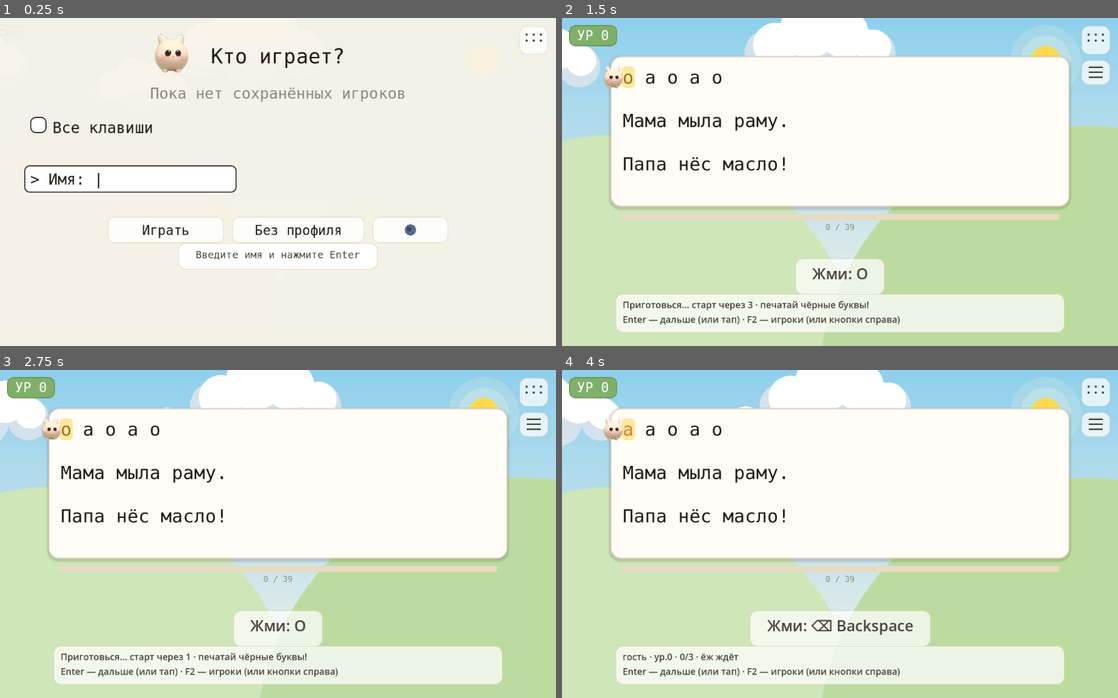
Above: before the commit, frames 1-4 (two rows, left to right).
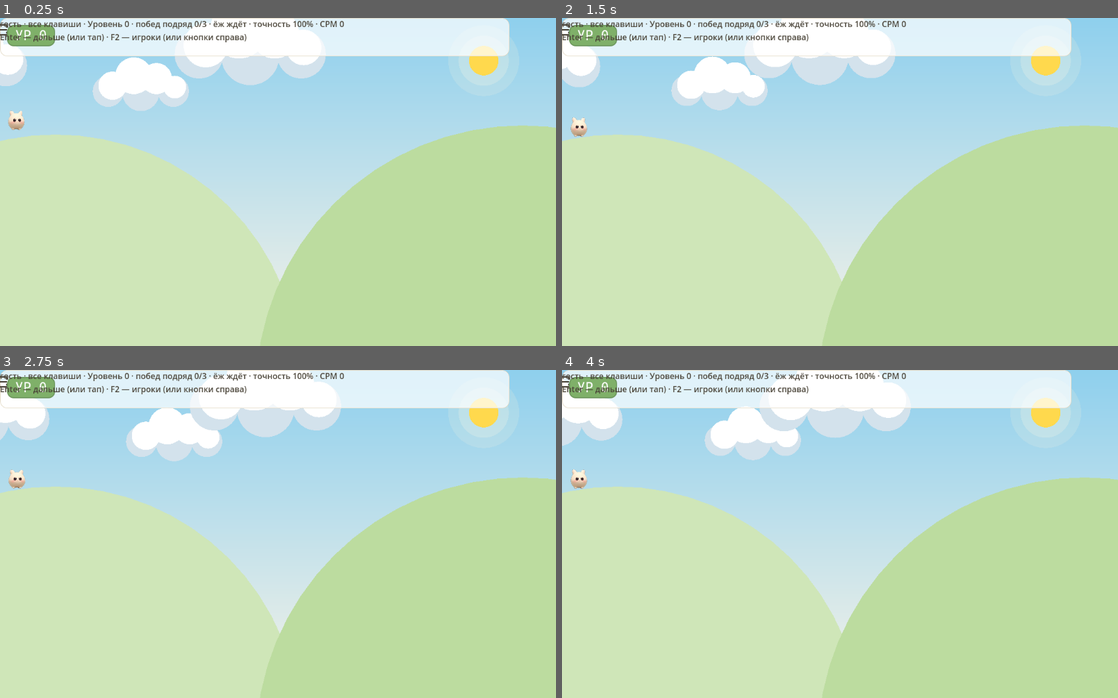
Above: after the commit, the same moments.

Repository: NikitaShubin/ModernBabyType
Game: Godot game, scene res://scenes/main.tscn
Two runs of this game, one before a commit and one after it. Both use one fixed random seed, a clock stepped at 60 frames per second and the inputs below.
Inputs (mouse positions are in pixels of both pictures, inside the frame that each line leads up to):
- Up to frame 1 (0.25 s): no input
- Up to frame 2 (1.5 s): tap Enter at 0.5, 0.6 s; move the mouse to (962, 165) at 0.52 s; hold Up 0.53-1.28 s; click (962, 165) at 0.67 s; move the mouse to (728, 198) at 1.27 s; hold Down from 1.28 s (still down); tap Keypad Enter at 1.35 s
- Up to frame 3 (2.75 s): move the mouse to (333, 461) at 2.02 s; release Down at 2.03 s; hold Up from 2.03 s (still down); tap Backspace at 2.1 s
- Up to frame 4 (4 s): move the mouse to (812, 599) at 2.77 s; tap Tab at 2.85 s; click (812, 599) at 2.92 s; move the mouse to (1006, 583) at 3.52 s; release Up at 3.53 s; hold A from 3.53 s (still down); tap Delete at 3.6 s

The runs differ from the first frame. In frame 1, 89% of the frame differs, in the area x 0-100%, y 0-100%; in frame 2, 57%; in frame 3, 57%; in frame 4, 59%.
Error after the commit: Parse Error: Cannot infer the type of "cap" variable because the value doesn't have a set type. (res://scripts/menu.gd:421)

Commit message:
WIP: меню-таблица (сломано, чинить отдельно)

Diff:
--- a/game/scripts/menu.gd
+++ b/game/scripts/menu.gd
@@ -31,7 +31,6 @@
 const INK := Color("#1c1a16")
 const UI_TEXT := Color("#4a4438")
 const DIM := Color("#8d8778")
-const ALL_KEYS_BADGE := "⌨ все клавиши"
 const HERO_TEX: Texture2D = preload("res://assets/hero.png")
 
 var users: Array[String] = []
@@ -44,6 +43,9 @@
 var input_all_keys := false
 ## Игрок, ради которого меню открыли: F2 возвращает в игру с ним.
 var resume_user := ""
+## Удаление на подтверждении: имя профиля, ждущего «Да». Пусто — модалки
+## нет, меню живёт как обычно. Пока висит — весь остальной ввод глушим.
+var confirm_name := ""
 var view_w := BASE_W
 var view_h := BASE_H
 var k := 1.0
@@ -149,7 +151,6 @@
 		_delete()
 		_eaten()
 		return
-	if ke.keycode == KEY_ESCAPE:
 		_guest()
 		_eaten()
 		return
@@ -204,14 +205,35 @@
 			has_pos = true
 	if not has_pos:
 		return
+	# Модалка — только свои две кнопки, остальное мимо.
+	if confirm_name != "":
+		if _confirm_yes_rect().has_point(pos):
+			_confirm_delete()
+			get_viewport().set_input_as_handled()
+		elif _confirm_no_rect().has_point(pos):
+			_cancel_confirm()
+			get_viewport().set_input_as_handled()
+		return
 	# Прямоугольники — из тех же хелперов, что рисует _draw: единый
 	# источник геометрии, работает и без отрисовки (тесты headless).
+	# Внутри строки сначала точечные цели (галочка, крестик), потом
+	# сама строка: иначе тап по галочке играл бы этим профилем.
+	for i in users.size():
+		if _pro_tap_rect(i).has_point(pos):
+			_toggle_pro(i)
+			get_viewport().set_input_as_handled()
+			return
+		if _del_tap_rect(i).has_point(pos):
+			confirm_name = users[i]
+			queue_redraw()
+			get_viewport().set_input_as_handled()
+			return
 	for i in users.size():
 		if _row_tap_rect(i).has_point(pos):
 			chosen.emit(users[i])
 			get_viewport().set_input_as_handled()
 			return
-	if _check_tap_rect().has_point(pos):
+	if users.is_empty() and _check_tap_rect().has_point(pos):
 		_toggle_all_keys()
 		get_viewport().set_input_as_handled()
 		return
@@ -311,8 +333,23 @@
 func _delete() -> void:
 	if input_active or users.is_empty():
 		return
-	S.delete_user(users[sel])
+	# Удаление непоправимо — только через подтверждение.
+	confirm_name = users[sel]
+	queue_redraw()
+
+
+## Подтверждено: снести и вернуться в список.
+func _confirm_delete() -> void:
+	if confirm_name != "":
+		S.delete_user(confirm_name)
+	confirm_name = ""
 	_reload()
+
+
+## Отмена: профиль цел, модалка гаснет.
+func _cancel_confirm() -> void:
+	confirm_name = ""
+	queue_redraw()
 
 
 func _toggle_all_keys() -> void:
@@ -327,31 +364,67 @@
 	_reload()
 
 
+## Про-режим строке: все клавиши сразу именно этому игроку.
+func _toggle_pro(i: int) -> void:
+	if i < 0 or i >= users.size():
+		return
+	var name := users[i]
+	S.set_all_keys(name, not S.get_all_keys(name))
+	_reload()
+
+
 func _guest() -> void:
 	S.set_last_user(S.GUEST)
 	chosen.emit(S.GUEST)
 
 
-## Подпись строки профиля: кто, сколько играл, все ли клавиши открыты.
-func _row_caption(name: String) -> String:
+## Ячейки строки таблицы: уровень и счёт «побед из игр». Шапка
+## объясняет колонки, поэтому в ячейках только цифры.
+func _cell_texts(name: String) -> Array:
 	var p := S.load_profile(name)
-	var games := int(p.get("total_games", 0))
-	var wins := int(p.get("total_wins", 0))
-	# На узком экране — ужатая подпись: полная в чипс не влезает.
-	# Победы/игры пакуются как «побед из игр».
-	if view_w < 700.0:
-		var short := "%s · ур.%d · %d/%d" % [
-			name, int(p.get("difficulty", 0)), wins, games
-		]
-		if bool(p.get("all_keys", false)):
-			short += "   " + ALL_KEYS_BADGE
-		return short
-	var line := "%s   уровень %d · игр %d · побед %d" % [
-		name, int(p.get("difficulty", 0)), games, wins
+	return [
+		"ур.%d" % int(p.get("difficulty", 0)),
+		"%d/%d" % [int(p.get("total_wins", 0)), int(p.get("total_games", 0))],
 	]
-	if bool(p.get("all_keys", false)):
-		line += "   " + ALL_KEYS_BADGE
-	return line
+
+
+## Колонки таблицы [имя, уровень, счёт, Про, ✕]: левые края и правый край.
+## Имя занимает остаток (длинные режем с многоточием), остальные —
+## по самой широкой ячейке. Та же геометрия у отрисовки, хит-теста
+## и тестов: мимо не бьёт.
+func _table_cols() -> Array:
+	var left := 48.0 * k
+	var right := view_w - 48.0 * k
+	var gap := 12.0 * k
+	var del_w := 44.0 * k
+	var pro_w := _text_size("Про", FONT_SMALL).x + 44.0 * k
+	var lvl_w := _text_size("Ур", FONT_SMALL).x + 16.0 * k
+	var rec_w := _text_size("Победы", FONT_SMALL).x + 16.0 * k
+	for u in users:
+		var cells := _cell_texts(u)
+		lvl_w = maxf(lvl_w, _text_size(cells[0], FONT_ROW).x + 16.0 * k)
+		rec_w = maxf(rec_w, _text_size(cells[1], FONT_ROW).x + 16.0 * k)
+	var fixed := lvl_w + rec_w + pro_w + del_w + gap * 4.0
+	var name_w := maxf(80.0 * k, right - left - fixed)
+	var name_x := left
+	var lvl_x := left + name_w + gap
+	var rec_x := lvl_x + lvl_w + gap
+	var pro_x := rec_x + rec_w + gap
+	var del_x := pro_x + pro_w + gap
+	return [name_x, lvl_x, rec_x, pro_x, del_x, right]
+
+
+## Имя в ширину колонки: длинное режем с многоточием, иначе таблица
+## разъезжается (имена до 15 знаков).
+func _short_name(name: String) -> String:
+	var cols := _table_cols()
+	var cap := cols[1] - cols[0] - 8.0 * k
+	if _text_size(name, FONT_ROW).x <= cap:
+		return name
+	var out := name
+	while out.length() > 1 and _text_size(out + "…", FONT_ROW).x > cap:
+		out = out.left(out.length() - 1)
+	return out + "…"
 
 
 func _text_size(txt: String, size_px: int) -> Vector2:
@@ -393,38 +466,62 @@
 	return y
 
 
-## Строка поля ввода: после заголовка, строк и отступа. Ниже ещё
-## галочка «все клавиши» — она есть ВСЕГДА (на пустом списке
-## относится к вводимому имени), поэтому запас под неё не зависит от
-## наличия игроков. Раньше на пустом списке запаса не было, и рамка
-## поля накрывала подпись галочки (видел на эмуляторе).
+## Строка поля ввода: после заголовка, строк и отступа. Отдельной
+## галочки между строками и полем больше нет: «Про» живёт в колонке
+## таблицы, на пустом списке — компактной галочкой под полем.
 func _field_line_y() -> float:
 	return (
 		_rows_top()
 		+ float(maxi(users.size(), 1)) * ROW_H * k
-		+ 30.0 * k
-		+ 78.0 * k
+		+ 34.0 * k
 	)
 
 
-## Строка галочки «все клавиши»: под списком, над полем ввода.
+## Строка галочки «Про» для вводимого имени (только пустой список):
+## под полем ввода.
 func _check_line_y() -> float:
-	return _rows_top() + float(maxi(users.size(), 1)) * ROW_H * k + 6.0 * k
-
-
-## Строка кнопок: под полем ввода.
+	return _field_line_y() + 56.0 * k
+
+
+## Галочка «Про» для вводимого имени: тот же флаг, что у профилей,
+## но до создания — переедет в профиль (см. _enter).
+func _check_tap_rect() -> Rect2:
+	var y := _check_line_y()
+	var w := _text_size("Про", FONT_ROW).x
+	return Rect2(48.0 * k, y - 36.0 * k, w + 84.0 * k, 48.0 * k)
+
+
+## Строка кнопок: под полем ввода, на пустом списке — под галочкой
+## «Про» для вводимого имени.
 func _buttons_y() -> float:
-	return _field_line_y() + 64.0 * k
-
-
-## Чипс строки: та же геометрия, что рисует _draw.
+	return _field_line_y() + 64.0 * k + (56.0 * k if users.is_empty() else 0.0)
+
+
+## Чипс строки: во всю ширину таблицы. Та же геометрия, что _draw.
 func _row_tap_rect(i: int) -> Rect2:
+	var cols := _table_cols()
 	var row_y := _rows_top() + float(i) * ROW_H * k
 	return Rect2(
-		44.0 * k, row_y - 36.0 * k,
-		_text_size(_row_caption(users[i]), FONT_ROW).x + 32.0 * k,
-		ROW_H * k - 10.0 * k
+		cols[0] - 16.0 * k, row_y - 38.0 * k,
+		cols[5] - cols[0] + 32.0 * k, ROW_H * k - 6.0 * k
 	)
+
+
+## Галочка «Про» в строке: тот же переключатель, что клавиша A,
+## но пальцем/мышью. Тап по ней не играет профилем, только флагом.
+func _pro_tap_rect(i: int) -> Rect2:
+	var cols := _table_cols()
+	var row_y := _rows_top() + float(i) * ROW_H * k
+	var cx := (cols[3] + cols[4]) * 0.5
+	return Rect2(cx - 26.0 * k, row_y - 26.0 * k, 52.0 * k, 52.0 * k)
+
+
+## Крестик удаления в строке: открывает модалку подтверждения.
+func _del_tap_rect(i: int) -> Rect2:
+	var cols := _table_cols()
+	var row_y := _rows_top() + float(i) * ROW_H * k
+	var cx := (cols[4] + cols[5]) * 0.5
+	return Rect2(cx - 24.0 * k, row_y - 24.0 * k, 48.0 * k, 48.0 * k)
 
 
 ## Рамка поля ввода (рисуется только когда активно, тыкается всегда).
@@ -518,13 +615,30 @@
 	return Rect2(view_w - 72.0 * k, 16.0 * k, 56.0 * k, 56.0 * k)
 
 
-## Галочка «все клавиши» для выбранного профиля: тот же переключатель,
-## что клавиша A, но пальцем/мышью (на телефоне буквы A нет в нужный
-## момент). Нет игроков — нет и галочки.
-func _check_tap_rect() -> Rect2:
-	var y := _check_line_y()
-	var w := _text_size("Все клавиши", FONT_ROW).x
-	return Rect2(48.0 * k, y - 36.0 * k, w + 84.0 * k, 48.0 * k)
+## Кнопки модалки подтверждения: «Да» и «Нет» по центру карточки.
+func _confirm_yes_rect() -> Rect2:
+	var c := _confirm_card_rect().get_center()
+	return Rect2(c + Vector2(-190.0 * k, 24.0 * k), Vector2(170.0 * k, 56.0 * k))
+
+
+func _confirm_no_rect() -> Rect2:
+	var c := _confirm_card_rect().get_center()
+	return Rect2(c + Vector2(20.0 * k, 24.0 * k), Vector2(170.0 * k, 56.0 * k))
+
+
+## Карточка модалки: по центру экрана, по ширине текста вопроса.
+func _confirm_card_rect() -> Rect2:
+	var t := "Удалить «%s»?" % confirm_name
+	var w := maxf(_text_size(t, FONT_ROW).x + 96.0 * k, 420.0 * k)
+	var h := 210.0 * k
+	return Rect2((view_w - w) * 0.5, (view_h - h) * 0.5, w, h)
+
+
+## Опасное действие (крестик удаления): красный в обеих темах.
+func _danger() -> Color:
+	if night:
+		return Color("#ff7a6b")
+	return Color("#b02323")
 
 
 ## Включён ли взрослый режим: у выбранного — его флаг, на пустом
@@ -543,8 +657,8 @@
 	_text(label, Vector2(r.get_center().x - w * 0.5, r.position.y + 36.0 * k), 26, _ink())
 
 
-## Кнопка день/ночь: солнце (круг + лучи) или луна (диск с кратерами).
-## Иконка показывает, ВО ЧТО переключит: днём — луну, ночью — солнце.
+## Кнопка день/ночь: солнце (круг + лучи) или светящийся месяц.
+## Иконка показывает, ВО ЧТО переключит: днём — месяц, ночью — солнце.
 func _draw_daynight(r: Rect2) -> void:
 	draw_style_box(hint_sb, r)
 	var c := r.get_center()
@@ -557,10 +671,14 @@
 		draw_line(c + Vector2(-d.x, d.y), c + Vector2(d.x, -d.y), _ink(), 3.0 * k)
 		draw_circle(c, 7.0 * k, Color("#e8a13a"))
 	else:
-		# Луна на светлой дневной пилюле — тёмная, иначе не видно.
-		var mr := 11.0 * k
-		draw_circle(c, mr, Color("#5a6a8a"))
-		draw_circle(c + Vector2(-mr * 0.25, -mr * 0.15), mr * 0.45, Color("#3a4a6b"))
+		# Светящийся месяц: бледный диск с тёплым ореолом и кратерами.
+		# Виден и на светлой, и на тёмной пилюле — не «чёрная дыра».
+		var mr := 10.0 * k
+		draw_circle(c, mr * 2.1, Color(1.0, 0.95, 0.75, 0.18))
+		draw_circle(c, mr * 1.5, Color(1.0, 0.96, 0.80, 0.25))
+		draw_circle(c, mr, Color("#f4f1de"))
+		draw_circle(c + Vector2(-mr * 0.3, -mr * 0.2), mr * 0.22, Color("#d9d4bd"))
+		draw_circle(c + Vector2(mr * 0.25, mr * 0.3), mr * 0.15, Color("#d9d4bd"))
 
 
 func _draw() -> void:
--- a/game/tests/logic_test.gd
+++ b/game/tests/logic_test.gd
@@ -553,6 +553,19 @@
 	_main._unhandled_key_input(_softkey(13))
 	_check(_main.state == "playing", "unicode enter continues after winning")
 
+	# --- Софтовая кириллица (commitText без keycode, как шлёт Gboard):
+	# буква обязана дойти до игры, а не потеряться. Регресс живого
+	# телефона: там меню кириллицу ест, а игра молчала.
+	_main._new_level()
+	_main.cursor_line = 1
+	_main.cursor_pos = _safe_pos(1, 6)
+	var pw: int = _main.cursor_pos
+	var wc := "ф"
+	if _main._current().to_lower() == "ф":
+		wc = "ж"
+	_main._unhandled_key_input(_softkey(wc.unicode_at(0)))
+	_check(_main.errors.has(_cell_key(1, pw)), "soft cyrillic letter leaves a mark")
+
 	# --- Пере-показ клавиатуры: чистое решение, матрица сочетаний. ---
 	# want/shown/height/elapsed/seen/reshown: показать заново — один раз
 	# и только если клавиатура так и не выехала. Смахнутую пользователем
